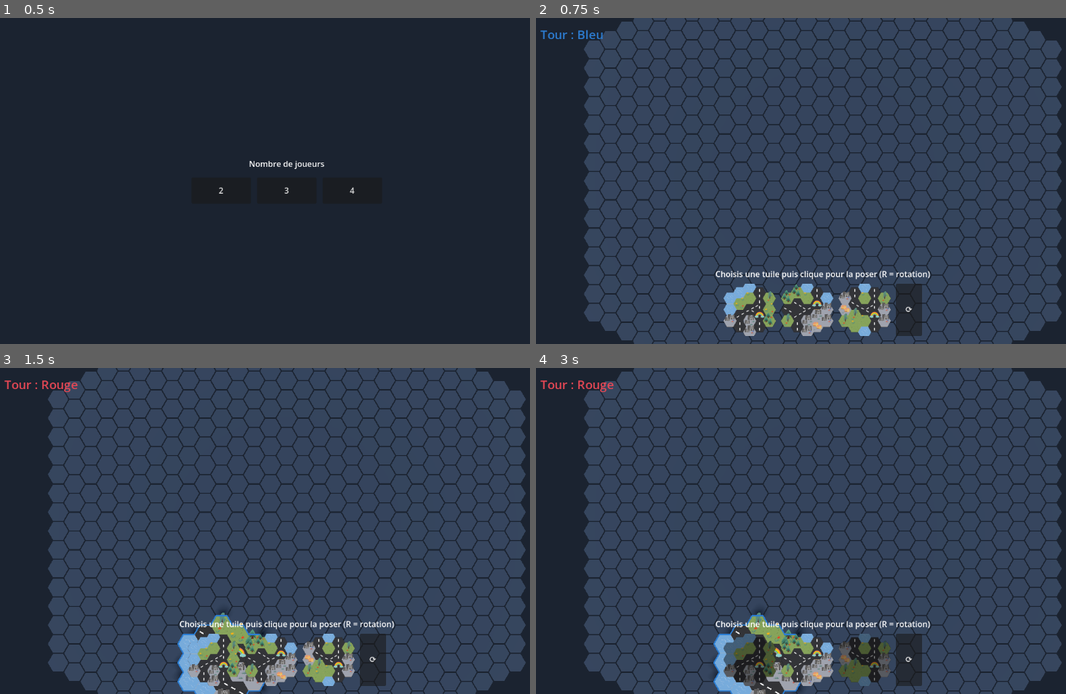
Above: before the commit, frames 1-4 (two rows, left to right).
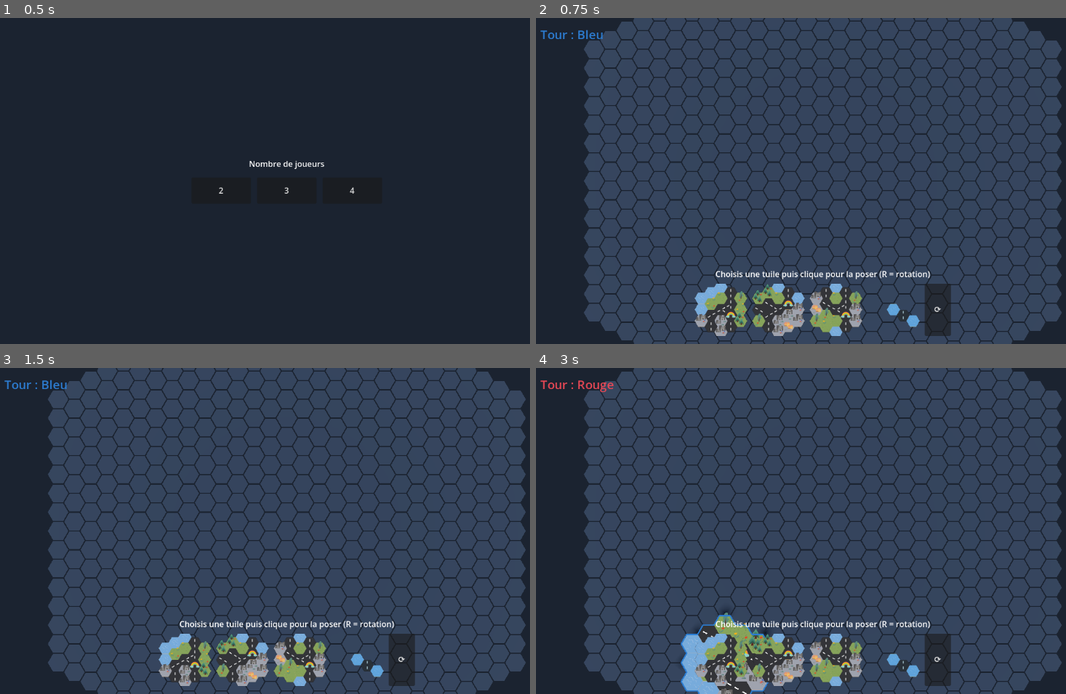
Above: after the commit, the same moments.

Repository: yoann-shopopop/shopopop-express
Game: Godot game, scene res://scenes/main.tscn
Two runs of this game, one before a commit and one after it. Both use one fixed random seed, a clock stepped at 60 frames per second and the inputs below.
Inputs (mouse positions are in pixels of both pictures, inside the frame that each line leads up to):
- Up to frame 1 (0.5 s): no input
- Up to frame 2 (0.75 s): click "2" at 0.5 s
- Up to frame 3 (1.5 s): click (212, 661) at 1.27 s
- Up to frame 4 (3 s): click (721, 661) at 2.02 s; click (806, 661) at 2.77 s

Frame 1 is identical in both runs. In frame 2, 6.2% of the frame differs, in the area x 29-79%, y 81-98%; in frame 3, 7.2%; in frame 4, 8.0%, in the area x 27-79%, y 74-100%.

Commit message:
feat(interaction,ui): glisser le pont à la main + bouton Terminer
Le pont est une preview draggable (en plus des blocs) : on le glisse et il
magnete sur les routes (pose gratuite, tour conservé). Quand il ne reste plus
de bloc, un bouton « Terminer » permet de finir sa phase. L'auto-pont (bloc
lâché une case trop loin) reste disponible.

Co-Authored-By: Claude Opus 4.8 <noreply@anthropic.com>

Diff:
--- a/src/interaction/placement_controller.gd
+++ b/src/interaction/placement_controller.gd
@@ -1,14 +1,14 @@
 class_name PlacementController
 extends Node
-## Drag-and-drop placement with a road magnet. The UI starts a drag (pressing a piece preview);
-## while dragging, the ghost follows the pointer and the magnet snaps it to the nearest legal
-## cell+rotation. If there's no direct fit but the player's (free) bridge would link the block to
-## the network, BOTH the block and the bridge are previewed (so the player sees it) and placed
-## together on release. Releasing where nothing is previewed places nothing. Mouse and touch share
-## the same path.
+## Drag-and-drop placement with a road magnet. The UI starts a drag by pressing a piece preview:
+## a BLOCK (ends the turn) or the BRIDGE (free, must connect to a road). While dragging, the ghost
+## follows the pointer and the magnet snaps it to the nearest legal cell+rotation; the rotate action
+## cycles candidates. For a BLOCK dropped one cell too far, the player's bridge is previewed and
+## placed with it (auto-bridge). Releasing where nothing is legal places nothing. Mouse and touch
+## share the same path.
 
 const BOARD_PLANE := Plane(Vector3.UP, 0.0)
-const MAGNET_RADIUS := 1  # gentle snap; leaves real gaps open so the auto-bridge can kick in
+const MAGNET_RADIUS := 1
 
 var _camera: Camera3D
 var _board: Board
@@ -17,14 +17,15 @@
 var _phase: SetupPhase
 
 var _dragging: bool = false
+var _dragging_bridge: bool = false
 var _selected_index: int = 0
-var _rotation: int = 0                 # manual rotation, used when no magnet candidate applies
+var _rotation: int = 0
 var _candidates: Array = []            # direct legal placements [{ "cell", "rot" }], nearest first
 var _choice: int = 0
-var _bridge_plan: Dictionary = {}      # { block_rot, bridge_anchor, bridge_rot } when a bridge applies
+var _bridge_plan: Dictionary = {}      # auto-bridge for a block: { block_rot, bridge_anchor, bridge_rot }
 var _raw_cell: Vector2i = Vector2i.ZERO
 var _over_board: bool = false
-var _has_pointer: bool = false         # guards against recomputing on the same hovered cell
+var _has_pointer: bool = false
 
 
 func setup(camera: Camera3D, board: Board, ghost: BlockGhost, bridge_ghost: BlockGhost, phase: SetupPhase) -> void:
@@ -37,8 +38,18 @@
 	_bridge_ghost.visible = false
 
 
-## Starts dragging the current player's block [param index] (called when a preview is pressed).
+## Starts dragging the current player's block [param index].
 func begin_drag(index: int) -> void:
+	_start_drag(false, index)
+
+
+## Starts dragging the current player's (free) bridge.
+func begin_bridge_drag() -> void:
+	_start_drag(true, 0)
+
+
+func _start_drag(bridge: bool, index: int) -> void:
+	_dragging_bridge = bridge
 	_selected_index = index
 	_rotation = 0
 	_candidates.clear()
@@ -46,13 +57,12 @@
 	_bridge_plan = {}
 	_has_pointer = false
 	_dragging = true
-	_ghost.set_block(_selected_block())
+	_ghost.set_block(_dragged_piece())
 	_ghost.set_rotation_steps(0)
 	_ghost.set_valid(false)
 	_ghost.visible = true
 
 
-## Cycles between legal magnet candidates, or rotates the free piece when none apply.
 func rotate_current() -> void:
 	if not _dragging:
 		return
@@ -65,7 +75,9 @@
 		_apply_choice()
 
 
-func _selected_block() -> BlockDefinition:
+func _dragged_piece() -> BlockDefinition:
+	if _dragging_bridge:
+		return _phase.current_player().bridge
 	var pieces := _phase.current_player().pieces
 	if _selected_index < 0 or _selected_index >= pieces.size():
 		return null
@@ -93,6 +105,7 @@
 
 func _end_drag() -> void:
 	_dragging = false
+	_dragging_bridge = false
 	_candidates.clear()
 	_choice = 0
 	_bridge_plan = {}
@@ -104,47 +117,54 @@
 
 
 func _update_pointer(screen_pos: Vector2) -> void:
-	var block := _selected_block()
-	if _camera == null or block == null:
+	var piece := _dragged_piece()
+	if _camera == null or piece == null:
 		return
 	var hit = BOARD_PLANE.intersects_ray(_camera.project_ray_origin(screen_pos), _camera.project_ray_normal(screen_pos))
 	if hit == null:
 		_over_board = false
-		_clear_preview()
+		_candidates.clear()
+		_bridge_plan = {}
+		_bridge_ghost.visible = false
 		_ghost.set_valid(false)
 		return
 	var cell := HexUtils.world_to_axial(hit, GameConfig.HEX_SIZE)
 	if _over_board and _has_pointer and cell == _raw_cell:
-		return  # same hovered cell — nothing to recompute
+		return
 	_over_board = true
 	_has_pointer = true
 	_raw_cell = cell
-	_recompute_candidates(block, hit)
+	_recompute_candidates(piece, hit)
 
 	if not _candidates.is_empty():
 		_bridge_plan = {}
 		_bridge_ghost.visible = false
 		_choice = mini(_choice, _candidates.size() - 1)
 		_apply_choice()
+	elif _dragging_bridge:
+		# A manually-dragged bridge with no legal spot here: just show it red.
+		_bridge_ghost.visible = false
+		_ghost.set_rotation_steps(_rotation)
+		_ghost.set_anchor(_raw_cell)
+		_ghost.set_valid(false)
 	else:
-		_bridge_plan = _find_bridge_plan(block)
+		_bridge_plan = _find_bridge_plan(piece)
 		if _bridge_plan.is_empty():
 			_bridge_ghost.visible = false
 			_ghost.set_rotation_steps(_rotation)
 			_ghost.set_anchor(_raw_cell)
 			_ghost.set_valid(false)
 		else:
-			_preview_bridge(block)
-
-
-# Legal (cell, rotation) placements near the pointer, sorted by distance to the pointer.
-func _recompute_candidates(block: BlockDefinition, hit: Vector3) -> void:
+			_preview_bridge(piece)
+
+
+func _recompute_candidates(piece: BlockDefinition, hit: Vector3) -> void:
 	_candidates.clear()
 	for dq in range(-MAGNET_RADIUS, MAGNET_RADIUS + 1):
 		for dr in range(-MAGNET_RADIUS, MAGNET_RADIUS + 1):
 			var cell := _raw_cell + Vector2i(dq, dr)
 			for rot in 6:
-				if _board.can_place(block, cell, rot):
+				if _board.can_place(piece, cell, rot):
 					var d := HexUtils.axial_to_world(cell, GameConfig.HEX_SIZE).distance_to(hit)
 					_candidates.append({"cell": cell, "rot": rot, "d": d})
 	_candidates.sort_custom(func(a, b): return a["d"] < b["d"])
@@ -157,8 +177,6 @@
 	_ghost.set_valid(true)
 
 
-# Finds a bridge that links the block (dropped at _raw_cell) to the network, trying all block
-# rotations. Returns { block_rot, bridge_anchor, bridge_rot } or {}.
 func _find_bridge_plan(block: BlockDefinition) -> Dictionary:
 	var bridge := _phase.current_player().bridge
 	if bridge == null:
@@ -170,7 +188,6 @@
 	return {}
 
 
-# Shows the block + bridge exactly as they will be placed (so the preview matches the result).
 func _preview_bridge(block: BlockDefinition) -> void:
 	_ghost.set_rotation_steps(_bridge_plan["block_rot"])
 	_ghost.set_anchor(_raw_cell)
@@ -182,19 +199,16 @@
 	_bridge_ghost.visible = true
 
 
-func _clear_preview() -> void:
-	_candidates.clear()
-	_bridge_plan = {}
-	_bridge_ghost.visible = false
-
-
 func _try_place() -> void:
-	var block := _selected_block()
-	if block == null or not _over_board:
-		return  # released off the board — cancel
+	if _dragged_piece() == null or not _over_board:
+		return
+	if _dragging_bridge:
+		if not _candidates.is_empty():
+			var b: Dictionary = _candidates[_choice]
+			_phase.try_place_bridge(b["cell"], b["rot"])
+		return
 	if not _candidates.is_empty():
 		var c: Dictionary = _candidates[_choice]
 		_phase.try_place(_selected_index, c["cell"], c["rot"])
 	elif not _bridge_plan.is_empty():
-		# Place exactly what was previewed: the block + its linking bridge.
 		_phase.try_place_with_bridge(_selected_index, _raw_cell, _bridge_plan["block_rot"], _bridge_plan["bridge_anchor"], _bridge_plan["bridge_rot"])
--- a/src/main.gd
+++ b/src/main.gd
@@ -58,6 +58,8 @@
 	phase.turn_changed.connect(_on_turn_changed)
 	phase.setup_finished.connect(_on_setup_finished)
 	_ui.piece_drag_started.connect(controller.begin_drag)
+	_ui.bridge_drag_started.connect(controller.begin_bridge_drag)
+	_ui.pass_requested.connect(_on_pass_requested)
 	_ui.rotate_requested.connect(controller.rotate_current)
 	_ui.set_current_player(phase.current_player())
 
@@ -68,6 +70,10 @@
 
 func _on_turn_changed(player: Player) -> void:
 	_ui.set_current_player(player)
+
+
+func _on_pass_requested() -> void:
+	phase.pass_turn()
 
 
 func _on_setup_finished() -> void:
--- a/src/ui/placement_ui.gd
+++ b/src/ui/placement_ui.gd
@@ -6,6 +6,8 @@
 
 signal player_count_chosen(count: int)
 signal piece_drag_started(index: int)
+signal bridge_drag_started
+signal pass_requested
 signal rotate_requested
 
 const BUTTON_MIN := Vector2(118, 52)
@@ -118,15 +120,33 @@
 		button.ignore_texture_size = true
 		button.stretch_mode = TextureButton.STRETCH_KEEP_ASPECT_CENTERED
 		button.custom_minimum_size = PREVIEW_SIZE
-		button.modulate = Color.WHITE
 		button.button_down.connect(_on_piece_pressed.bind(i))  # press = start dragging the tile
 		_pieces_bar.add_child(button)
+
+	# The free bridge, if still held — draggable like a piece.
+	if player.bridge != null:
+		var bridge_btn := TextureButton.new()
+		bridge_btn.texture_normal = TilePreview.build(player.bridge, _vp_host)
+		bridge_btn.ignore_texture_size = true
+		bridge_btn.stretch_mode = TextureButton.STRETCH_KEEP_ASPECT_CENTERED
+		bridge_btn.custom_minimum_size = PREVIEW_SIZE
+		bridge_btn.modulate = Color(0.8, 0.95, 1.0)  # slight tint to read as the (free) bridge
+		bridge_btn.button_down.connect(func() -> void: bridge_drag_started.emit())
+		_pieces_bar.add_child(bridge_btn)
 
 	var rotate := Button.new()
 	rotate.text = "⟳"
 	rotate.custom_minimum_size = Vector2(52, 52)
 	rotate.pressed.connect(func() -> void: rotate_requested.emit())
 	_pieces_bar.add_child(rotate)
+
+	# When no blocks remain, allow ending the turn (keeping or skipping the bridge).
+	if player.pieces.is_empty():
+		var finish := Button.new()
+		finish.text = "Terminer"
+		finish.custom_minimum_size = Vector2(110, 52)
+		finish.pressed.connect(func() -> void: pass_requested.emit())
+		_pieces_bar.add_child(finish)
 
 
 func set_finished() -> void:
